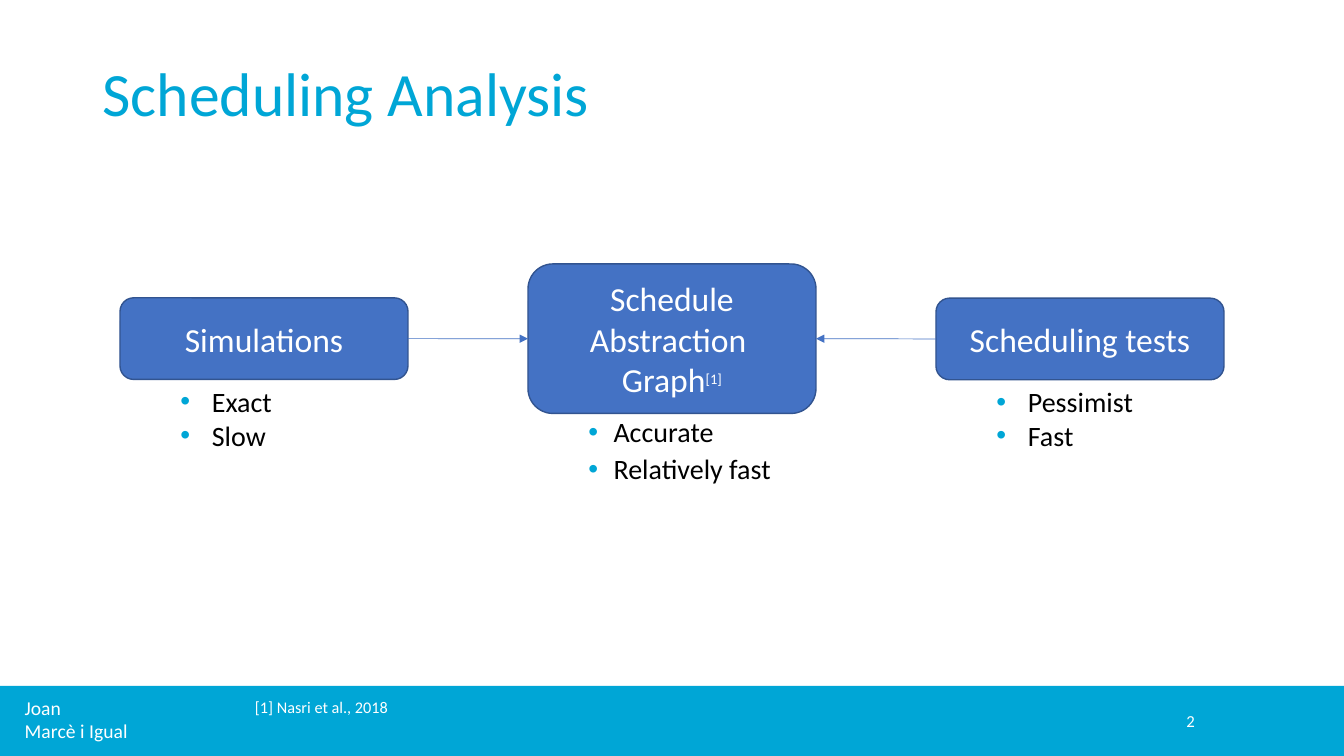
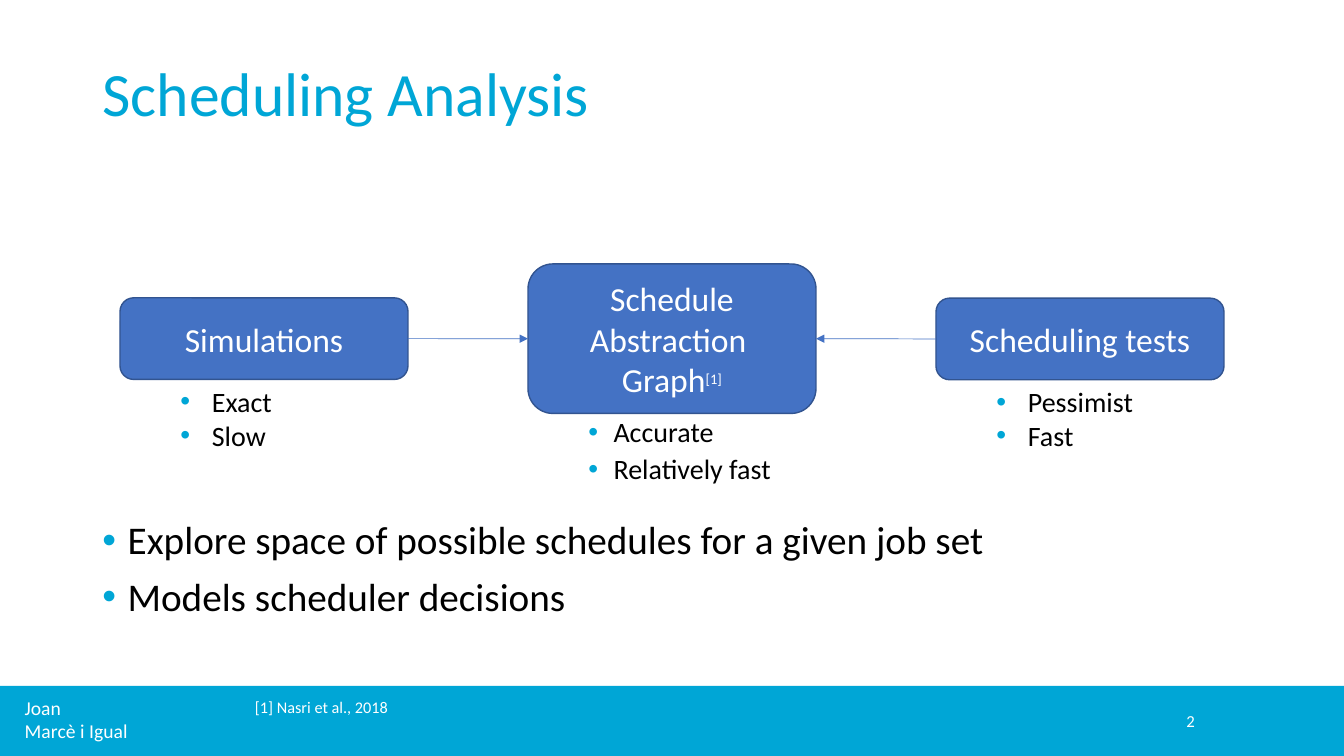
Before and after one commit to jmigual/APATeoria, a slide deck: slide 2 of Notes/TFM_presentations/midterm/midterm.pptx. Drawn at 1344x756 pixels with LibreOffice and Linux fonts; fonts in the diff are those of the drawing; background and template pictures are left out. Boxes give left, top, right and bottom in pixels: in the first picture for what was removed or moved away, otherwise in the second. Text is boxed around its words. In the diff, an @@ line names an element or a change of style, - is before the commit and + after.

```diff
--- a/Notes/TFM_presentations/midterm/midterm.pptx
+++ b/Notes/TFM_presentations/midterm/midterm.pptx
@@ text added at <box>128,526,983,612</box>, 28 pt, text #000000 @@
+• Explore space of possible schedules for a given job set
+• Models scheduler decisions
```
Also in this commit, not shown: 1 other slide changed, 24 slides added, 16 other files.
